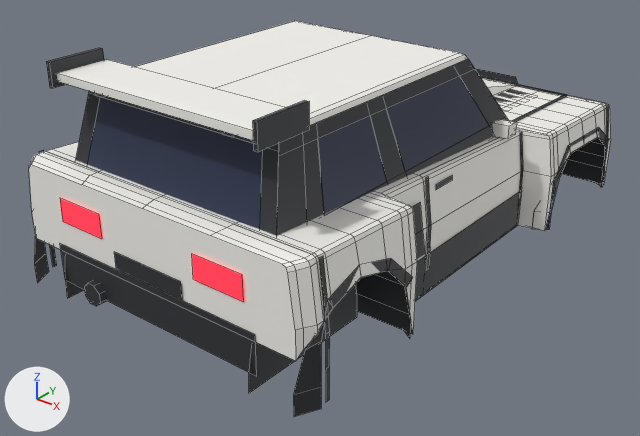
The Blender file assets/meshes/fauve/Fauve.blend: old version first, new version second.
One viewpoint serves both versions: a 50 mm camera at (10.05, -13.45, 6.96) aimed at (-0.11, -0.75, -0.92). The lights are fixed; the arrows at lower left show +X, +Y and +Z. The first picture is the older version. Mesh edges are drawn as thin lines.

Before the edit, the objects in view are built like this:
```python
me_archlip_rr = bpy.data.meshes.new('ArchLip_RR')
me_archlip_rr.from_pydata(...)  # 18 vertices, 8 faces; spans x 3.05..3.35, y -5.45..-2.45, z -1.42..0.58
me_archlip_rr.materials.append(mat_trim)  # dark grey #2f3035
me_cowl = bpy.data.meshes.new('Cowl')
me_cowl.from_pydata(...)  # 50 vertices, 36 faces; spans x -3.1..3.1, y -4.9..2.4, z 0.7..1.08
me_cowl.materials.append(mat_body)  # white #f7f6f1
me_taillight_l = bpy.data.meshes.new('TailLight_L')
me_taillight_l.from_pydata([(-1.1, -5.38, 0.6), (-2.15, -5.38, 0.6), (-2.15, -5.38, 0.15), (-1.1, -5.38, 0.15)], [], [(0, 1, 2, 3)])
me_taillight_l.materials.append(mat_tail)  # red #ff2738, glowing red #ff2738
ob_archlip_rr = bpy.data.objects.new('ArchLip_RR', me_archlip_rr)
ob_archlip_rr.location = (0.0, 0.0, 0.0)
ob_cowl = bpy.data.objects.new('Cowl', me_cowl)
ob_cowl.location = (0.0, 0.0, 0.0)
ob_taillight_l = bpy.data.objects.new('TailLight_L', me_taillight_l)
ob_taillight_l.location = (0.0, 0.0, 0.0)
# also in view: 'TailGarnish' at (0.0, -5.37, -0.73); 'RearPanel' at (0.0, -5.38, -0.16); 'WheelWell' at (0.0, 0.0, -0.53); 'Door_FR' at (2.61, 0.58, -0.26); 'Fender_FR' at (2.91, 3.9, -0.36)
```
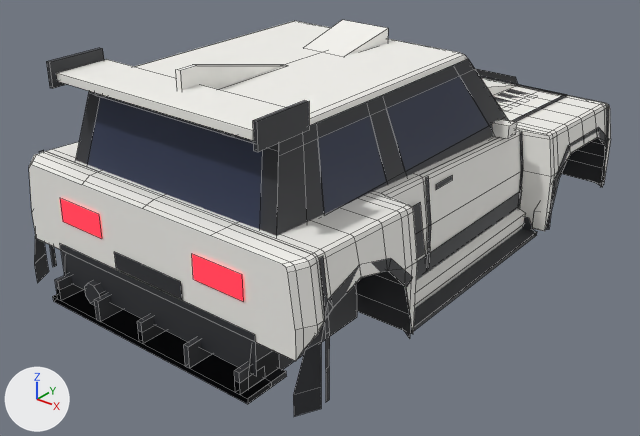
Where the change shows, as pixel boxes [x1, y1, x2, y2] in the pictures (640 x 436 px):
'Opt_Diffuser_Race_AccDiffuserRace', added
    after: [53, 274, 287, 404]
'Opt_Skirts_Side_AccSkirt_R', added
    after: [415, 208, 526, 308]
'Opt_Diffuser_Road_AccDiffuser', added
    after: [53, 285, 272, 404]
'Opt_Skirts_Blade_AccSideBlade_R', added
    after: [413, 217, 537, 331]
'Opt_Roof_Scoop_AccRoofScoop', added
    after: [303, 20, 388, 56]
'Opt_Roof_Fin_AccSharkFin', added
    after: [176, 64, 287, 90]

Edits to the bpy script that builds the scene:
```text
Add me_opt_skirts_side_accskirt_r:
    me_opt_skirts_side_accskirt_r.from_pydata([(2.72, 2.35, -1.46), (2.88, 2.35, -1.46), (2.88, -2.35, -1.46), (2.72, -2.35, -1.46), (2.92, 2.35, -1.3), (2.92, -2.35, -1.3), (2.92, 2.35, -1.06), (2.92, -2.35, -1.06), (2.72, 2.35, -0.98), (2.72, -2.35, -0.98)], [], [(0, 1, 2, 3), (1, 4, 5, 2), (4, 6, 7, 5), (6, 8, 9, 7), (8, 6, 4, 1, 0), (3, 2, 5, 7, 9)])
    me_opt_skirts_side_accskirt_r.materials.append(mat_body)  # white #f7f6f1
Add me_opt_roof_fin_accsharkfin:
    me_opt_roof_fin_accsharkfin.from_pydata([(0.05, -4.05, 3.03), (0.05, -4.4, 3.03), (0.05, -4.4, 2.54), (0.05, -1.85, 2.54), (-0.05, -1.85, 2.54), (-0.05, -4.4, 2.54), (-0.05, -4.4, 3.03), (-0.05, -4.05, 3.03)], [], [(0, 1, 2, 3), (4, 5, 6, 7), (6, 1, 0, 7), (7, 0, 3, 4), (5, 2, 1, 6)])
    me_opt_roof_fin_accsharkfin.materials.append(mat_body)  # white #f7f6f1
Add me_opt_roof_scoop_accroofscoop:
    me_opt_roof_scoop_accroofscoop.from_pydata([(-0.48, -0.8, 2.55), (0.48, -0.8, 2.55), (0.55, 0.5, 2.83), (-0.55, 0.5, 2.83), (0.55, 0.5, 2.53), (0.48, -0.8, 2.53), (-0.48, -0.8, 2.53), (-0.55, 0.5, 2.53)], [], [(0, 1, 2, 3), (4, 2, 1, 5), (6, 0, 3, 7)])
    me_opt_roof_scoop_accroofscoop.materials.append(mat_body)  # white #f7f6f1
Add ob_opt_diffuser_race_accdiffuserrace:
    ob_opt_diffuser_race_accdiffuserrace = bpy.data.objects.new('Opt_Diffuser_Race_AccDiffuserRace', me_opt_diffuser_race_accdiffuserrace)  # a box spanning x -2.4..2.4, y -5.64..-4.74, z -1.44..-1.34; a box spanning x -2.25..-2.15, y -5.64..-4.74, z -1.34..-0.94; a box spanning x -1.15..-1.05, y -5.64..-4.74, z -1.34..-0.94; a box spanning x -0.05..0.05, y -5.64..-4.74, z -1.34..-0.94; a box spanning x 1.05..1.15, y -5.64..-4.74, z -1.34..-0.94; a box spanning x 2.15..2.25, y -5.64..-4.74, z -1.34..-0.94; in mat_trim (dark grey #2f3035)
    ob_opt_diffuser_race_accdiffuserrace.location = (0.0, 0.0, 0.0)
Add ob_opt_diffuser_road_accdiffuser:
    ob_opt_diffuser_road_accdiffuser = bpy.data.objects.new('Opt_Diffuser_Road_AccDiffuser', me_opt_diffuser_road_accdiffuser)  # a box spanning x -2.4..2.4, y -5.64..-5.09, z -1.44..-1.34; a box spanning x -2.25..-2.15, y -5.64..-5.09, z -1.34..-1.12; a box spanning x -0.05..0.05, y -5.64..-5.09, z -1.34..-1.12; a box spanning x 2.15..2.25, y -5.64..-5.09, z -1.34..-1.12; in mat_trim (dark grey #2f3035)
    ob_opt_diffuser_road_accdiffuser.location = (0.0, 0.0, 0.0)
Add ob_opt_skirts_blade_accsideblade_r:
    ob_opt_skirts_blade_accsideblade_r = bpy.data.objects.new('Opt_Skirts_Blade_AccSideBlade_R', me_opt_skirts_blade_accsideblade_r)  # 16 vertices, 8 faces; spans x 2.72..3.22, y -2.35..2.35, z -1.48..-1.12; in mat_trim (dark grey #2f3035)
    ob_opt_skirts_blade_accsideblade_r.location = (0.0, 0.0, 0.0)
Add ob_opt_skirts_side_accskirt_r:
    ob_opt_skirts_side_accskirt_r = bpy.data.objects.new('Opt_Skirts_Side_AccSkirt_R', me_opt_skirts_side_accskirt_r)
    ob_opt_skirts_side_accskirt_r.location = (0.0, 0.0, 0.0)
Add ob_opt_roof_fin_accsharkfin:
    ob_opt_roof_fin_accsharkfin = bpy.data.objects.new('Opt_Roof_Fin_AccSharkFin', me_opt_roof_fin_accsharkfin)
    ob_opt_roof_fin_accsharkfin.location = (0.0, 0.0, 0.0)
Add ob_opt_roof_scoop_accroofscoop:
    ob_opt_roof_scoop_accroofscoop = bpy.data.objects.new('Opt_Roof_Scoop_AccRoofScoop', me_opt_roof_scoop_accroofscoop)
    ob_opt_roof_scoop_accroofscoop.location = (0.0, 0.0, 0.0)
```
